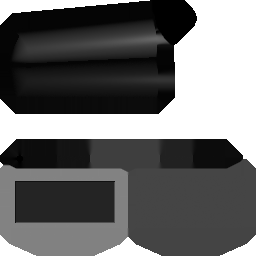
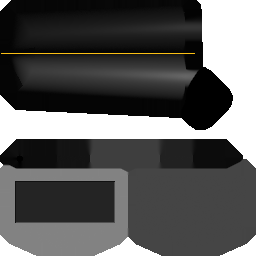
The second w=256, h=256 image is a revision of the first. Changes to its layers:
added layer "stake-line" above "bake" over [1, 53, 195, 54]
painted on "bake" over [0, 0, 233, 160]
